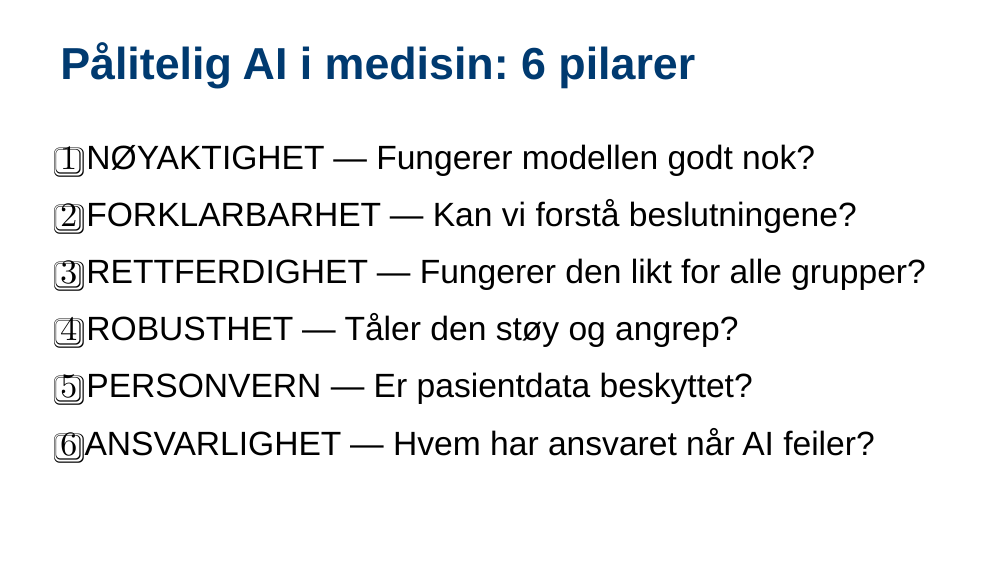
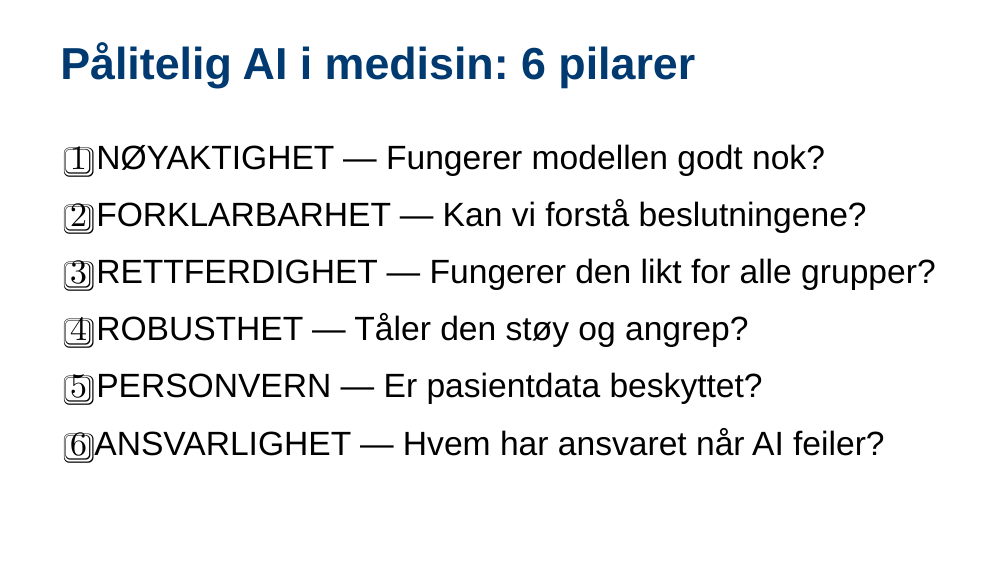
Before and after one commit to arvidl/ELMED219-2026, a slide deck: slide 24 of Lab0-ML/slides/ELMED219-2026_Lab0-ML_01-Enkle_eksempler-slides.pptx (slide 23 before the commit). Drawn at 1008x567 pixels with LibreOffice and Linux fonts; fonts in the diff are those of the drawing. Boxes give left, top, right and bottom in pixels: in the first picture for what was removed or moved away, otherwise in the second. Text is boxed around its words. In the diff, an @@ line names an element or a change of style, - is before the commit and + after.

```diff
--- a/Lab0-ML/slides/ELMED219-2026_Lab0-ML_01-Enkle_eksempler-slides.pptx
+++ b/Lab0-ML/slides/ELMED219-2026_Lab0-ML_01-Enkle_eksempler-slides.pptx
@@ text "1️⃣ NØYAKTIGHET — Fungerer modellen ...": place and size @@
-text "1️⃣ NØYAKTIGHET — Fungerer modellen ..." at bbox=[60, 144, 926, 463]
+text "1️⃣ NØYAKTIGHET — Fungerer modellen ..." at bbox=[70, 144, 936, 463]
```
Also in this commit, not shown: 17 other slides changed, 1 slide added, 10 other files.
